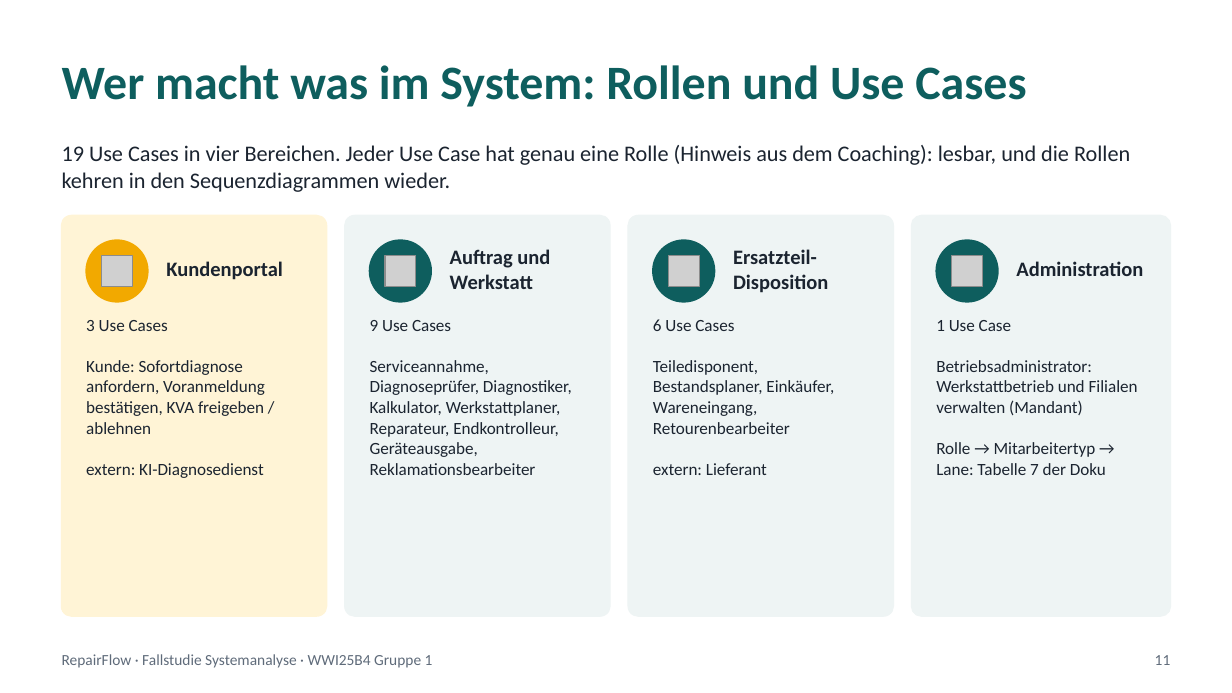
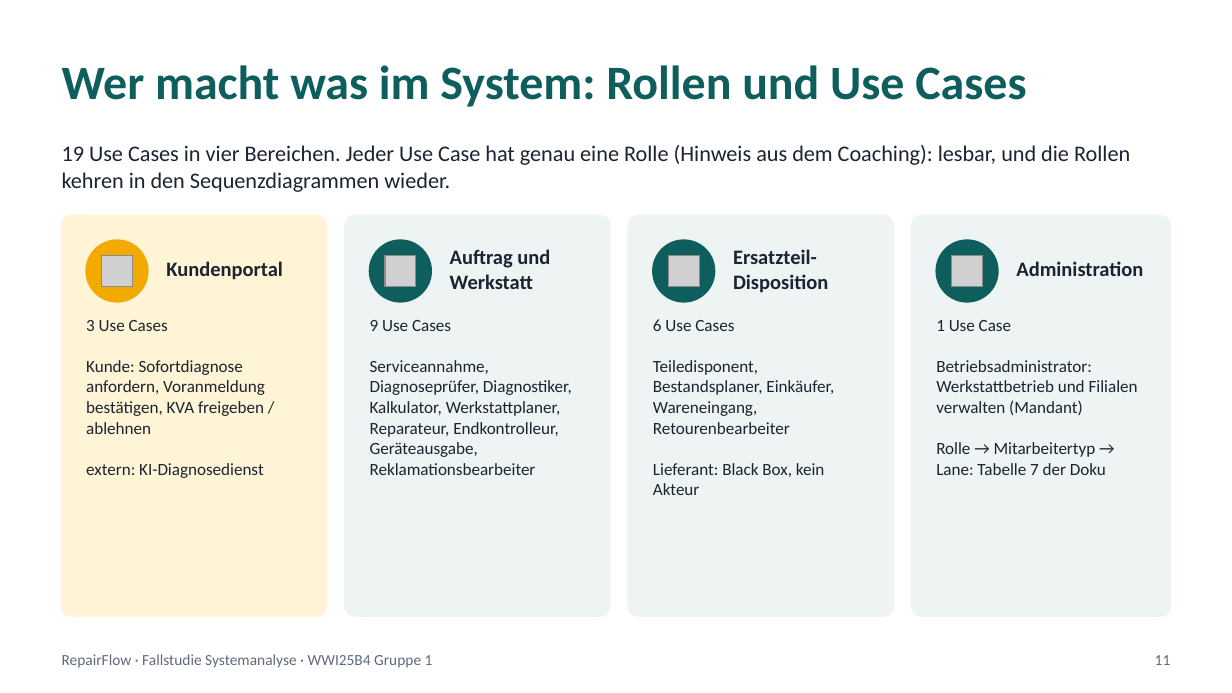
Before and after one commit to jakobschwan123-cmd/casestudy-semester-3, a slide deck: slide 11 of 4_praesentation/Abschlusspraesentation.pptx. Drawn at 1232x693 pixels with LibreOffice and Linux fonts; fonts in the diff are those of the drawing; grey boxes stand for pictures. Boxes give left, top, right and bottom in pixels: in the first picture for what was removed or moved away, otherwise in the second. Text is boxed around its words. In the diff, an @@ line names an element or a change of style, - is before the commit and + after.

```diff
--- a/4_praesentation/Abschlusspraesentation.pptx
+++ b/4_praesentation/Abschlusspraesentation.pptx
@@ text at (x1=653, y1=463, x2=825, y2=495): text changed @@
-extern: Lieferant
+Lieferant: Black Box, kein Akteur
```
Also in this commit, not shown: 6 other slides changed, 1 other file.
